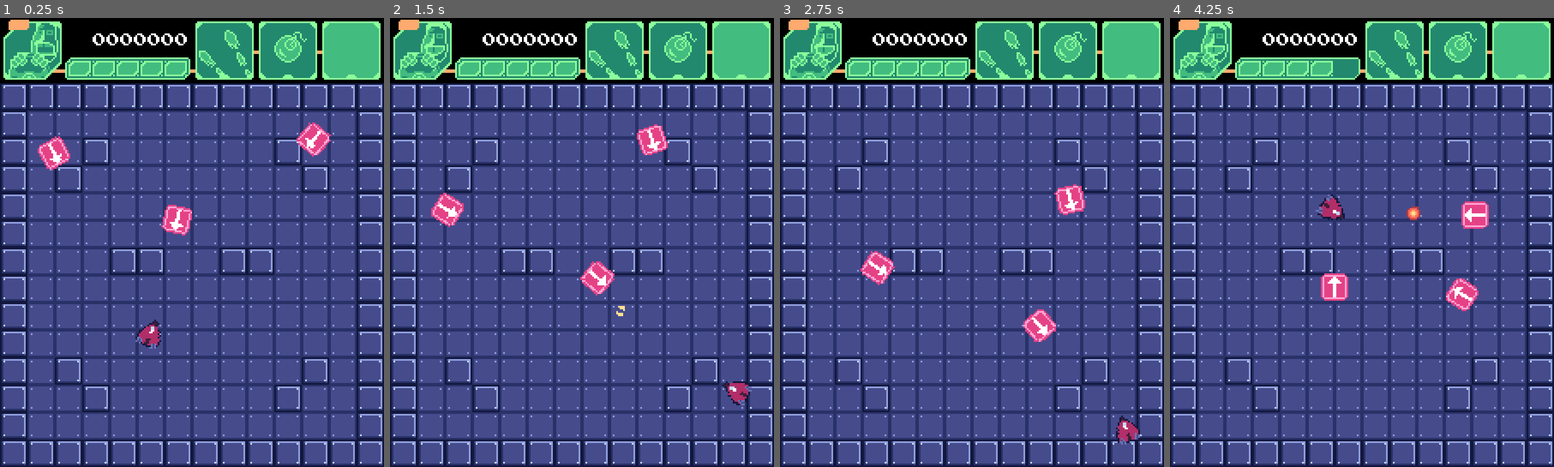
Above: before the commit, frames 1-4 (left to right).
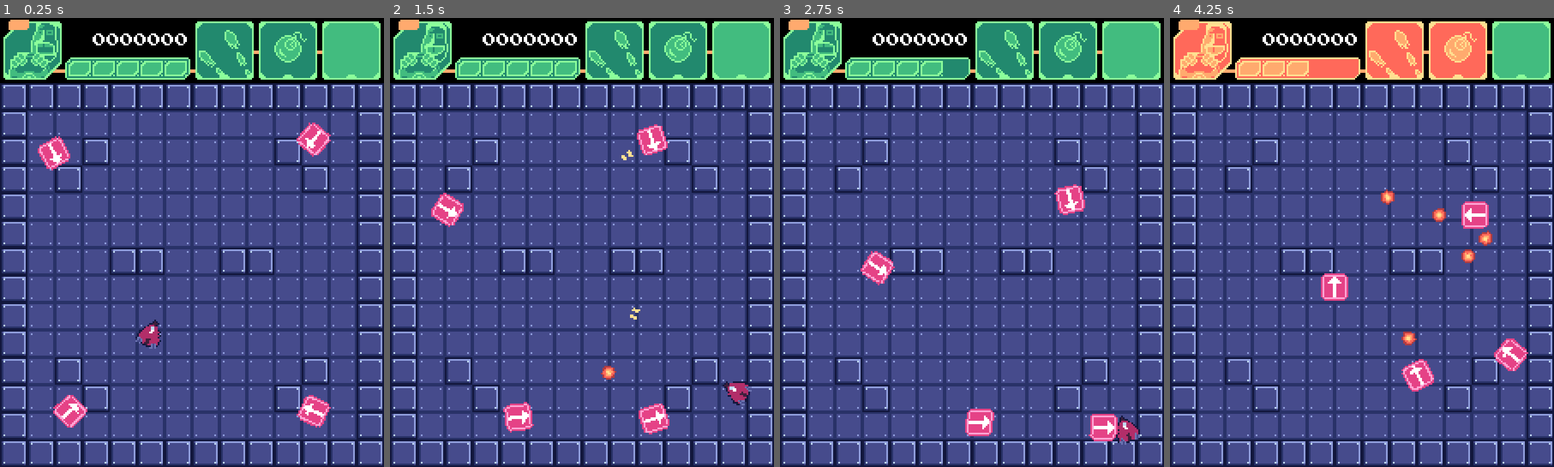
Above: after the commit, the same moments.

Repository: andresTapari/Haha-Woo-
Game: Godot game, scene res://scenes/lvl/dev_lvl.tscn
Same seed, same stepped clock (60 frames per second), same inputs: the game is played once before the commit and once after it.
Inputs (mouse positions are in pixels of both pictures, inside the frame that each line leads up to):
- Up to frame 1 (0.25 s): no input
- Up to frame 2 (1.5 s): move the mouse to (666, 220) at 0.52 s; press the mouse at (666, 220) at 0.53 s; hold Right (ui_right) 0.53-1.28 s; move the mouse to (505, 264) at 1.27 s; release the mouse at (505, 264) at 1.28 s; hold Down (ui_down) from 1.28 s (still down); click (505, 264) at 1.35 s
- Up to frame 3 (2.75 s): move the mouse to (1010, 143) at 2.02 s; release Down (ui_down) at 2.03 s; press the mouse at (1010, 143) at 2.03 s; hold Right (ui_right) from 2.03 s (still down)
- Up to frame 4 (4.25 s): move the mouse to (1342, 332) at 2.77 s; release Right (ui_right) at 2.78 s; release the mouse at (1342, 332) at 2.78 s; hold Up (ui_up) 2.78-3.53 s; click (1342, 332) at 2.85 s; move the mouse to (1477, 309) at 3.52 s; press the mouse at (1477, 309) at 3.53 s; hold Left (ui_left) from 3.53 s (still down)

The runs differ from the first frame. In frame 1, 1.2% of the frame differs, in the area x 13-87%, y 41-92%; in frame 2, 1.4%; in frame 3, 1.7%; in frame 4, 9.3%, in the area x 0-94%, y 0-84%.

Commit message:
static_enemy

Diff:
--- a/project.godot
+++ b/project.godot
@@ -11,6 +11,7 @@
 [application]
 
 config/name="Top Down Shooter"
+config/tags=PackedStringArray("fcyt_diplomatura")
 run/main_scene="res://scenes/lvl/dev_lvl.tscn"
 config/features=PackedStringArray("4.1", "GL Compatibility")
 config/icon="res://icon.svg"
--- /dev/null
+++ b/scenes/enemys/static_enemy/static_enemy.tscn
@@ -0,0 +1,19 @@
+[gd_scene load_steps=3 format=3 uid="uid://deyn5ar642d1d"]
+
+[ext_resource type="Texture2D" uid="uid://bfufcj8gtgl8r" path="res://assets/aseprite/enemys/enemyTurrentPlaceHolder.png" id="1_xg52m"]
+
+[sub_resource type="RectangleShape2D" id="RectangleShape2D_r5086"]
+size = Vector2(16, 16)
+
+[node name="CharacterBody2D" type="CharacterBody2D"]
+
+[node name="Sprite2D" type="Sprite2D" parent="."]
+texture_filter = 1
+texture = ExtResource("1_xg52m")
+
+[node name="CollisionShape2D" type="CollisionShape2D" parent="."]
+shape = SubResource("RectangleShape2D_r5086")
+
+[node name="Marker2D" type="Marker2D" parent="."]
+
+[node name="RayCast2D" type="RayCast2D" parent="."]
--- a/scenes/lvl/dev_lvl.tscn
+++ b/scenes/lvl/dev_lvl.tscn
@@ -34,7 +34,12 @@
 player_path = NodePath("../Player")
 
 [node name="movil_enemy3" parent="." instance=ExtResource("2_caoql")]
-position = Vector2(104, 110)
+position = Vector2(40, 222)
+SPEED = 2000.0
+player_path = NodePath("../Player")
+
+[node name="movil_enemy4" parent="." instance=ExtResource("2_caoql")]
+position = Vector2(184, 222)
 SPEED = 2000.0
 player_path = NodePath("../Player")
 
--- a/scenes/player/player.tscn
+++ b/scenes/player/player.tscn
@@ -57,6 +57,7 @@
 [node name="CharacterBody2D" type="CharacterBody2D" groups=["player"]]
 texture_filter = 3
 script = ExtResource("1_b5heu")
+cadence_time = 0.1
 
 [node name="AnimatedSprite2D" type="AnimatedSprite2D" parent="."]
 sprite_frames = SubResource("SpriteFrames_c4p4g")
@@ -110,4 +111,10 @@
 unique_name_in_owner = true
 one_shot = true
 
+[node name="Cadence_Timer" type="Timer" parent="Timers"]
+unique_name_in_owner = true
+wait_time = 0.2
+one_shot = true
+
 [connection signal="timeout" from="Timers/Ide_timer" to="." method="_on_ide_timer_timeout"]
+[connection signal="timeout" from="Timers/Cadence_Timer" to="." method="_on_cadence_timer_timeout"]
--- a/scripts/enemys/enemey_bullet.gd
+++ b/scripts/enemys/enemey_bullet.gd
@@ -1,6 +1,6 @@
 extends Area2D
 
-var speed = 300
+var speed = 150
 
 func _physics_process(delta):
 	position += transform.x * speed * delta
--- a/scripts/lvl/dev_lvl.gd
+++ b/scripts/lvl/dev_lvl.gd
@@ -1,14 +1,9 @@
 extends Node2D
-
 
 var enemys
 
 func _ready():
 	connect_enemys_to_score_ui()
-	pass
-
-func _process(delta):
-	pass
 
 func connect_enemys_to_score_ui():
 	var children_list: Array = get_children()
@@ -20,4 +15,3 @@
 
 func handle_enemy_score_update_signal(new_score):
 	$uiHeadder._update_score(new_score)
-	pass
--- a/scripts/player/player.gd
+++ b/scripts/player/player.gd
@@ -7,9 +7,10 @@
 var BULLET = preload("res://scenes/player/bullet.tscn")
 
 # Variables de exportacion
-@export var VELOCIDAD:    int = 10000   # velocidad de movimiento
-@export var muzzle_stage: int = 1		# estado actual de modo de disparo
-@export var idle_time:  float = 1.0		# duración de tiempo idle
+@export var VELOCIDAD:      int = 10000   	# velocidad de movimiento
+@export var muzzle_stage:   int = 1			# estado actual de modo de disparo
+@export var idle_time:    float = 1.0		# duración de tiempo idle
+@export var cadence_time: float = .5		# cadencia de disparo
 
 # Variables internas
 var health = 5								# Vida de player
@@ -18,13 +19,14 @@
 var muzzle_stage_2: Array = []				# Array de muzzle_2
 var muzzle_stage_3: Array = []				# Array de muzzle_3
 var idle_estate_en: bool = false			# Bandera de estado idle
-
+var shoot_en:       bool = true				# Bandera de disparo habilitado
 
 func _ready() -> void:
 	muzzle_stage_1 = $Muzzle_stage_1.get_children()
 	muzzle_stage_2 = $Muzzle_stage_2.get_children()
 	muzzle_stage_3 = $Muzzle_stage_3.get_children()
-	%Ide_timer.wait_time = idle_time
+	%Ide_timer.wait_time     = idle_time
+	%Cadence_Timer.wait_time = cadence_time
 	update_ui_signal()
 
 func _physics_process(delta: float) -> void:
@@ -46,16 +48,17 @@
 		direccion.y -= 1
 	direccion = direccion.normalized()
 
+	# Disparo
+	if Input.is_action_pressed("shoot") and !idle_estate_en:
+		if shoot_en: shoot()
 	# Movemos a player
 	var movimiento = direccion * VELOCIDAD * delta
 	velocity = movimiento
 	move_and_slide()
 
-func _input(event):
-	if event.is_action_pressed("shoot") and !idle_estate_en:
-		shoot()
-
 func shoot() -> void:
+	shoot_en = false
+	%Cadence_Timer.start()
 	var current_muzzle_list: Array = muzzle_stage_1
 	if muzzle_stage == 2:
 		current_muzzle_list = muzzle_stage_2
@@ -87,3 +90,7 @@
 func _on_ide_timer_timeout():
 	$AnimatedSprite2D.animation = "normal"
 	idle_estate_en = false
+
+
+func _on_cadence_timer_timeout():
+	shoot_en = true
Binary file added: assets/aseprite/enemys/enemyTurrentPlaceHolder.aseprite
Binary file added: assets/aseprite/enemys/enemyTurrentPlaceHolder.png
Not shown, added: assets/aseprite/enemys/enemyTurrentPlaceHolder.png.import
